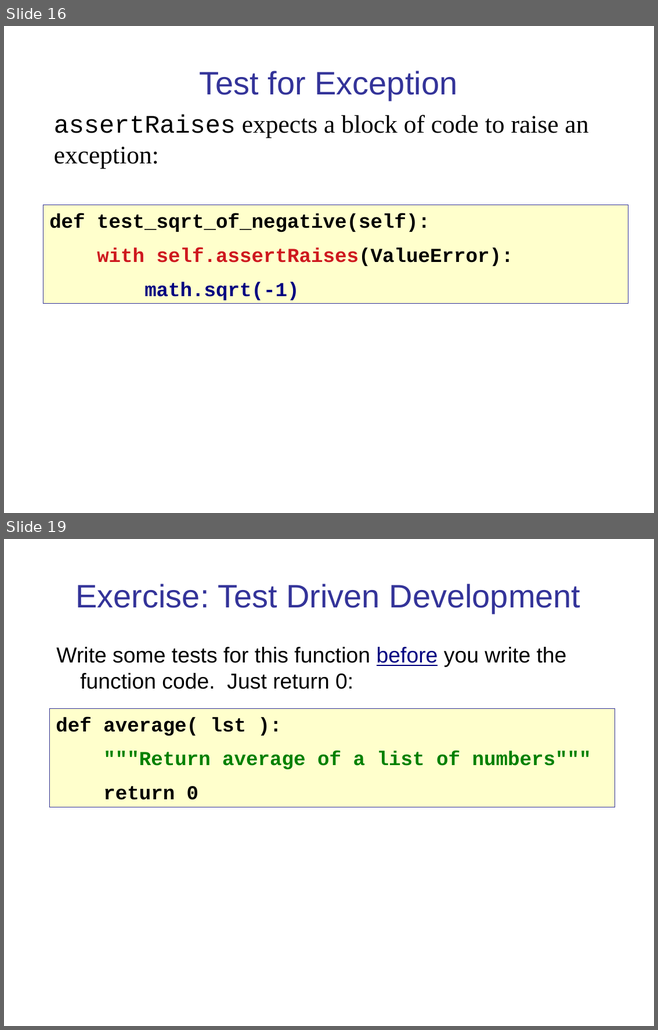
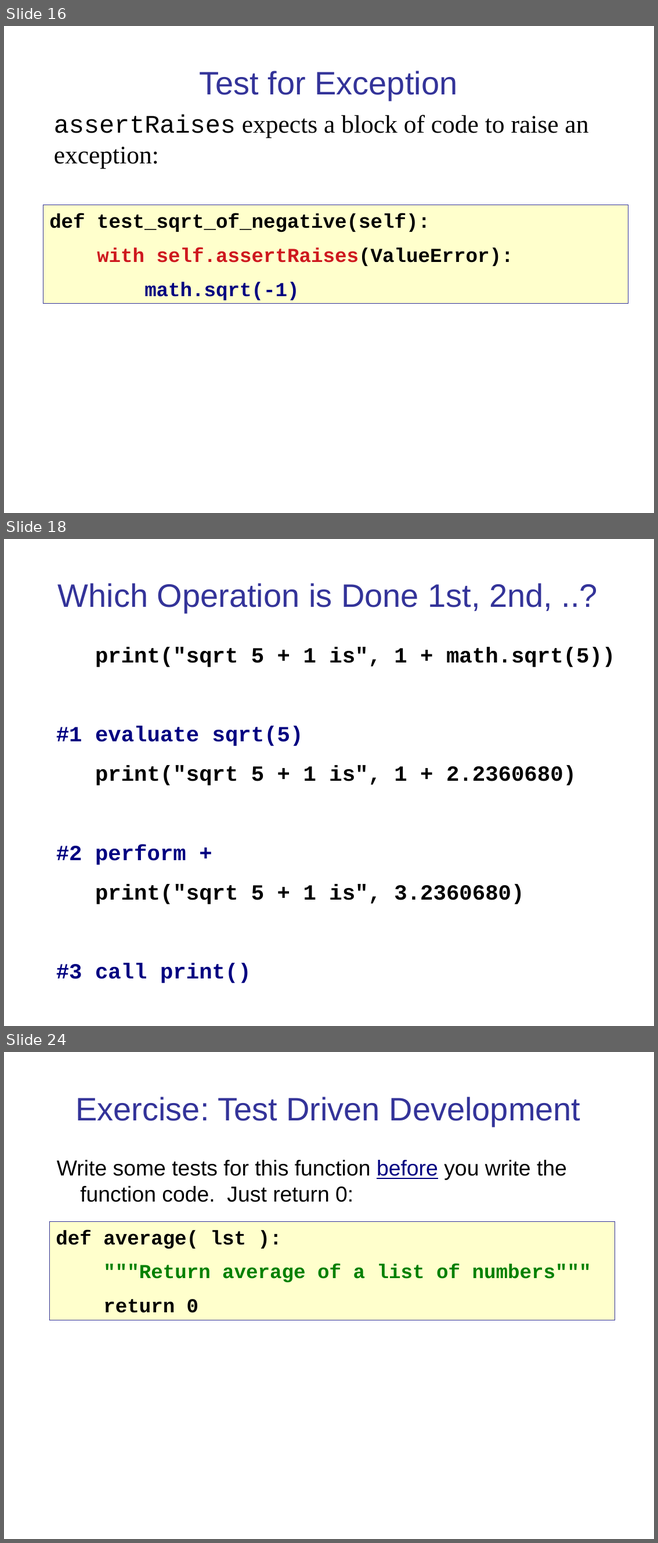
Before and after one commit to cpske/ISP, a slide deck: testing/PythonUnitTesting.ppt. Shown one above the other, each under a label of ours: slides 16 and 19 before the commit, slides 16, 18 and 24 after it; the slides between them are not shown. The pictures are 658x1030 and 658x1543 pixels, drawn with LibreOffice and Linux fonts; fonts in the diff are those of the drawing. Boxes give left, top, right and bottom in pixels: in the first picture for what was removed or moved away, otherwise in the second. Text is boxed around its words. In the diff, an @@ line names an element or a change of style, - is before the commit and + after.

```diff
--- a/testing/PythonUnitTesting.ppt
+++ b/testing/PythonUnitTesting.ppt
@@ slide 18 added at [4, 539, 654, 1026], background #FFFFFF @@
@@ title added at [58, 583, 552, 613], 36 pt, text #333399 @@
+Which Operation is Done 1st, 2nd, ..?
@@ text added at [56, 647, 615, 983], 24 pt, text #000000, bold @@
+print("sqrt 5 + 1 is", 1 + math.sqrt(5))
+#1 evaluate sqrt(5)
+print("sqrt 5 + 1 is", 1 + 2.2360680)
+#2 perform +
+print("sqrt 5 + 1 is", 3.2360680)
+#3 call print()
@@ what was slide 19 is now slide 24 @@
```
Also in this commit, not shown: 6 slides changed, 4 other slides added, 5 other files.
